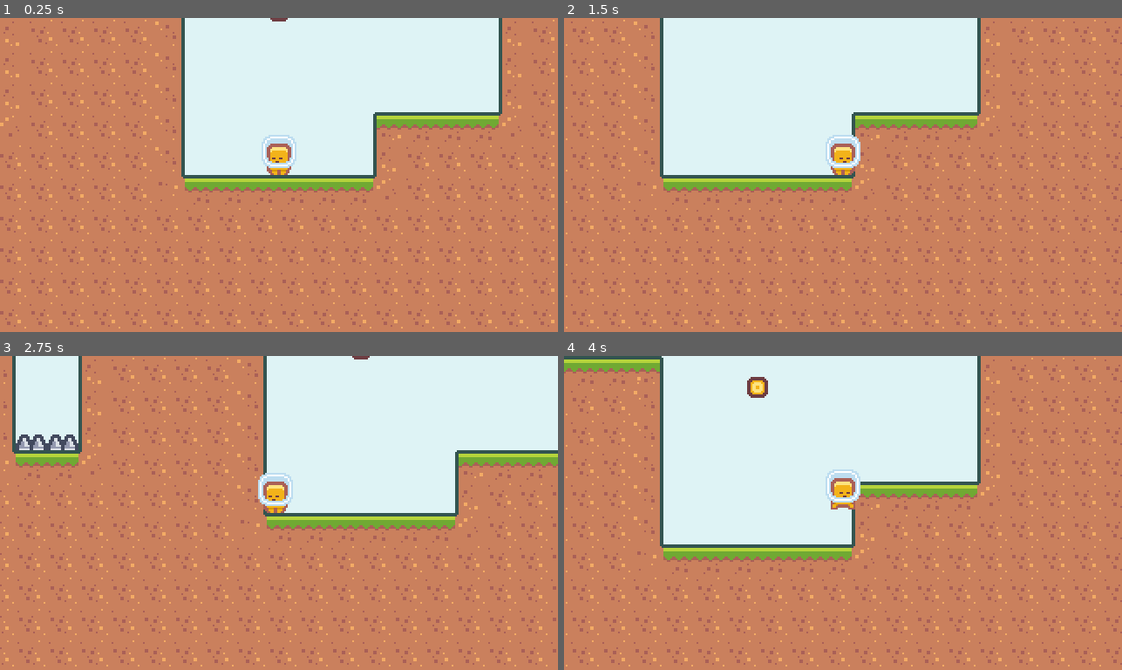
Above: before the commit, frames 1-4 (two rows, left to right).
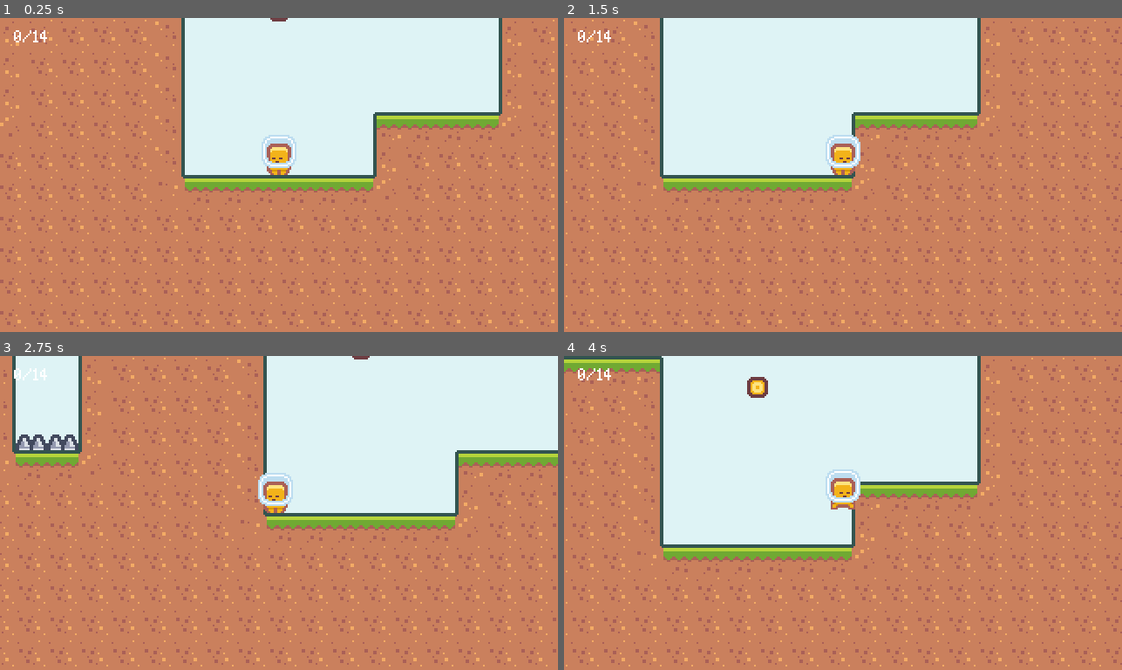
Above: after the commit, the same moments.

Repository: Yrainyw/2D-Platformer
Game: Godot game, scene res://Scenes/main.tscn
The game is run twice, just before and just after one commit, with the same random seed, the same clock (stepped at 60 frames per second) and the same inputs.
Inputs:
- Up to frame 1 (0.25 s): no input
- Up to frame 2 (1.5 s): tap Enter at 0.5 s; hold D (move_right) from 0.53 s (still down); tap K (dash) at 0.6, 1.35 s; tap J (jump) at 0.77 s
- Up to frame 3 (2.75 s): tap J (jump) at 1.52 s; release D (move_right) at 2.03 s; hold A (move_left) from 2.03 s (still down); tap K (dash) at 2.1 s
- Up to frame 4 (4 s): release A (move_left) at 2.78 s; hold D (move_right) from 2.78 s (still down); tap K (dash) at 2.85, 3.6 s; tap J (jump) at 3.02, 3.77 s

The runs differ from the first frame. In frame 1, less than 0.1% of the frame differs, in the area x 2-9%, y 3-8%; in frame 2, less than 0.1%; in frame 3, less than 0.1%; in frame 4, less than 0.1%.

Commit message:
Level UI

Diff:
--- /dev/null
+++ b/Resources/font.tres
@@ -0,0 +1,6 @@
+[gd_resource type="DynamicFont" load_steps=2 format=2]
+
+[ext_resource path="res://Resources/BitPotion.ttf" type="DynamicFontData" id=1]
+
+[resource]
+font_data = ExtResource( 1 )
--- /dev/null
+++ b/Resources/theme.tres
@@ -0,0 +1,6 @@
+[gd_resource type="Theme" load_steps=2 format=2]
+
+[ext_resource path="res://Resources/font.tres" type="DynamicFont" id=1]
+
+[resource]
+default_font = ExtResource( 1 )
--- /dev/null
+++ b/Scenes/UI/levelUI.tscn
@@ -0,0 +1,32 @@
+[gd_scene load_steps=3 format=2]
+
+[ext_resource path="res://Resources/theme.tres" type="Theme" id=1]
+[ext_resource path="res://Scripts/levelUI.gd" type="Script" id=2]
+
+[node name="LevelUI" type="CanvasLayer"]
+script = ExtResource( 2 )
+
+[node name="MarginContainer" type="MarginContainer" parent="."]
+anchor_right = 1.0
+anchor_bottom = 1.0
+mouse_filter = 2
+theme = ExtResource( 1 )
+custom_constants/margin_right = 9
+custom_constants/margin_top = 3
+custom_constants/margin_left = 8
+custom_constants/margin_bottom = 9
+__meta__ = {
+"_edit_use_anchors_": false
+}
+
+[node name="CoinLabel" type="Label" parent="MarginContainer"]
+margin_left = 8.0
+margin_top = 3.0
+margin_right = 52.0
+margin_bottom = 16.0
+size_flags_horizontal = 0
+size_flags_vertical = 0
+text = "Test/Test"
+__meta__ = {
+"_edit_use_anchors_": false
+}
--- a/Scenes/baseLevel.tscn
+++ b/Scenes/baseLevel.tscn
@@ -1,6 +1,7 @@
-[gd_scene load_steps=6 format=2]
+[gd_scene load_steps=7 format=2]
 
 [ext_resource path="res://Scenes/flag.tscn" type="PackedScene" id=1]
+[ext_resource path="res://Scenes/UI/levelUI.tscn" type="PackedScene" id=2]
 [ext_resource path="res://Resources/tileset.tres" type="TileSet" id=3]
 [ext_resource path="res://Scenes/GameCamera.tscn" type="PackedScene" id=4]
 [ext_resource path="res://Scenes/Player.tscn" type="PackedScene" id=5]
@@ -10,6 +11,8 @@
 "base_level",
 ]]
 script = ExtResource( 7 )
+
+[node name="LevelUI" parent="." instance=ExtResource( 2 )]
 
 [node name="GameCamera" parent="." instance=ExtResource( 4 )]
 
--- a/Scripts/coin.gd
+++ b/Scripts/coin.gd
@@ -10,6 +10,7 @@
 
 		var baseLevel = get_tree().get_nodes_in_group("base_level")[0]
 		baseLevel.coin_collected()
+		#print("coins: ", baseLevel.collectedCoins, "/", baseLevel.totalCoins)
 
 
 func disable_pickup():
--- /dev/null
+++ b/Scripts/levelUI.gd
@@ -0,0 +1,11 @@
+extends CanvasLayer
+
+func _ready():
+	var baseLevels = get_tree().get_nodes_in_group("base_level")
+
+	if (baseLevels.size() > 0):
+		baseLevels[0].connect("coin_total_changed", self, "on_coin_total_changed")
+
+
+func on_coin_total_changed(totalCoins, collectedCoins):
+	$MarginContainer/CoinLabel.text = str(collectedCoins, "/", totalCoins)
Binary file added: Resources/BitPotion.ttf
